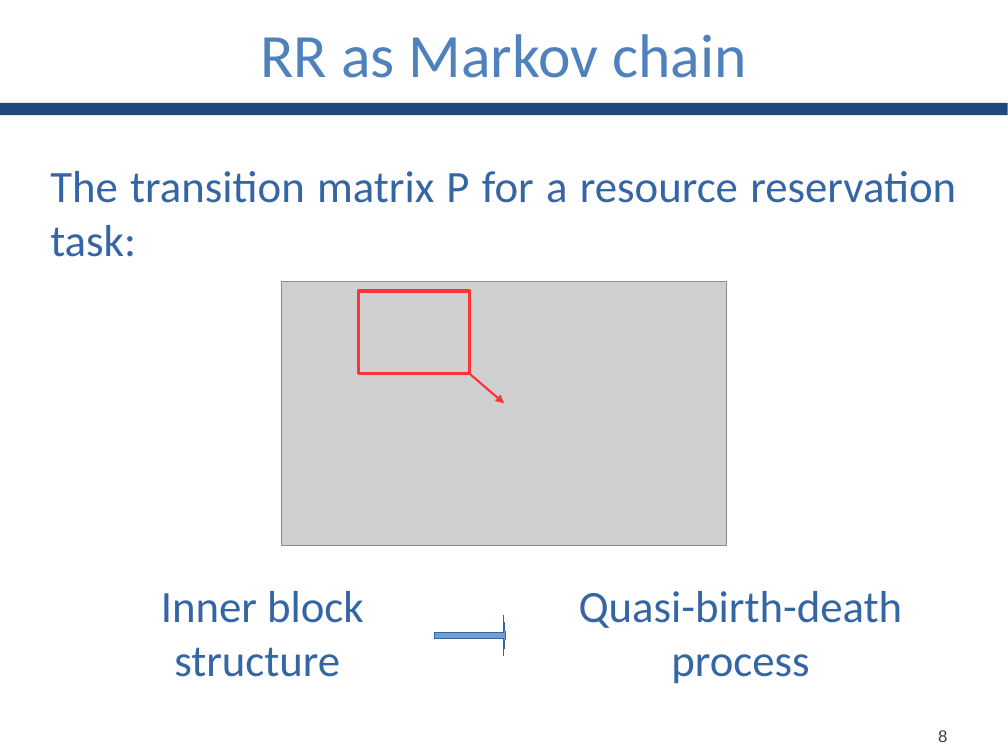
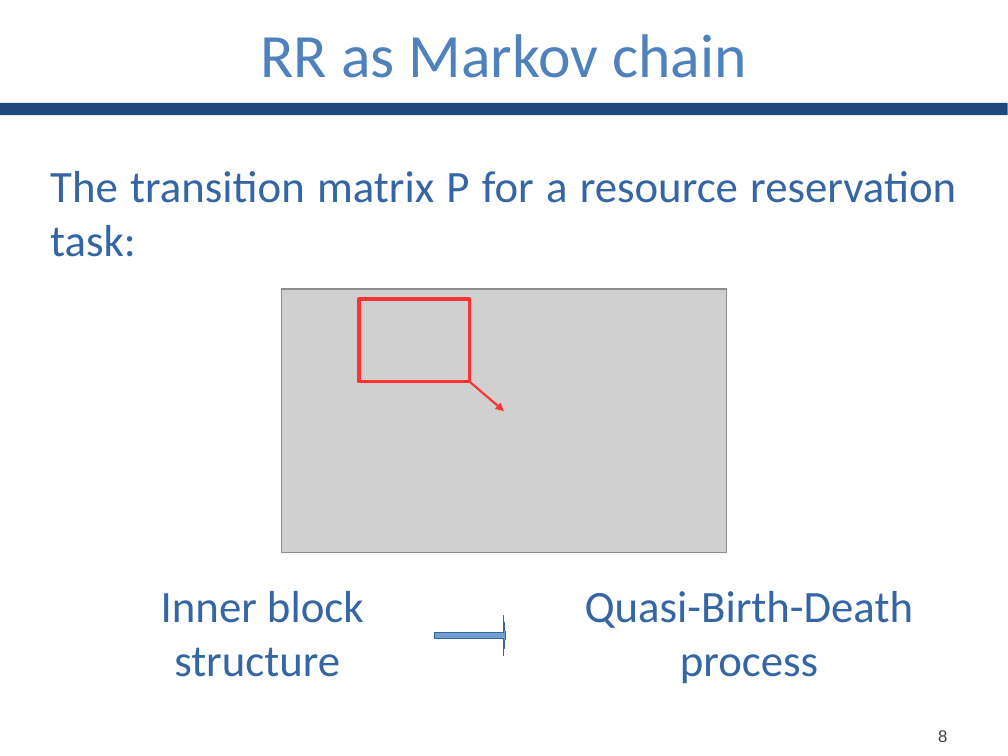
Before and after one commit to GianlucaBortoli/bachelorThesis, a slide deck: slide 9 of slides/slides.pptx. Drawn at 1008x756 pixels with LibreOffice and Linux fonts; fonts in the diff are those of the drawing; grey boxes stand for pictures. Boxes give left, top, right and bottom in pixels: in the first picture for what was removed or moved away, otherwise in the second. Text is boxed around its words. In the diff, an @@ line names an element or a change of style, - is before the commit and + after.

Commit message:
fix some text

```diff
--- a/slides/slides.pptx
+++ b/slides/slides.pptx
@@ 1 picture, 1 rectangle, 1 arrow: place and size @@
-1 picture, 1 rectangle, 1 arrow at [281, 281, 726, 545]
+1 picture, 1 rectangle, 1 arrow at [281, 289, 726, 553]
@@ text at [585, 591, 913, 684]: text changed @@
-Quasi-birth-death process
+Quasi-Birth-Death process
```
Also in this commit, not shown: 10 other slides changed.
